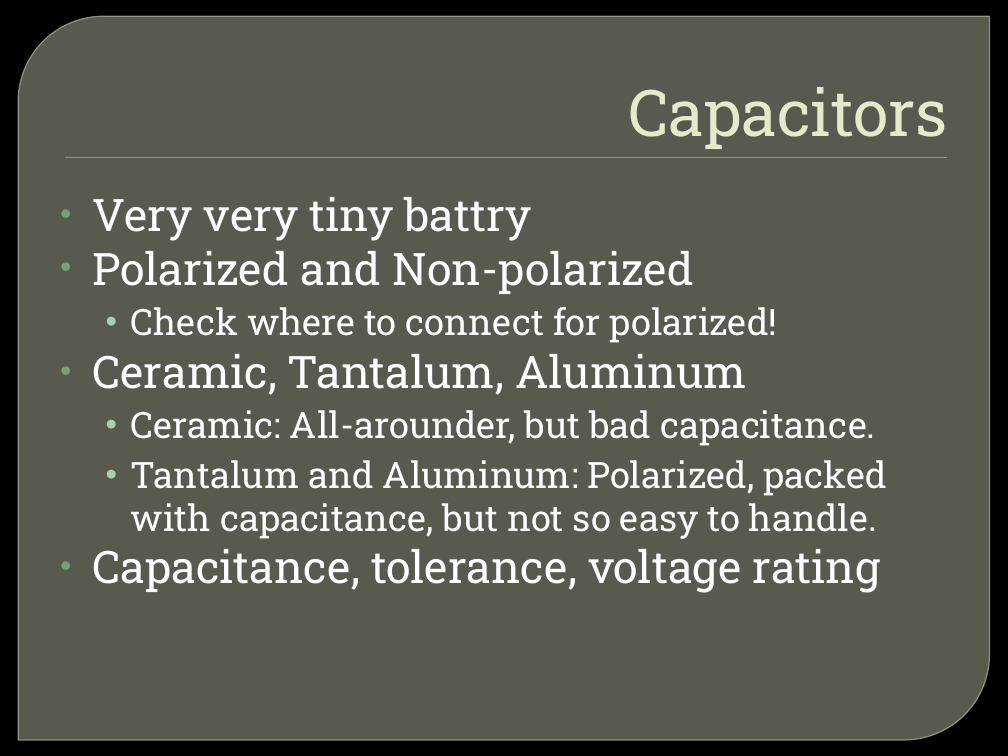
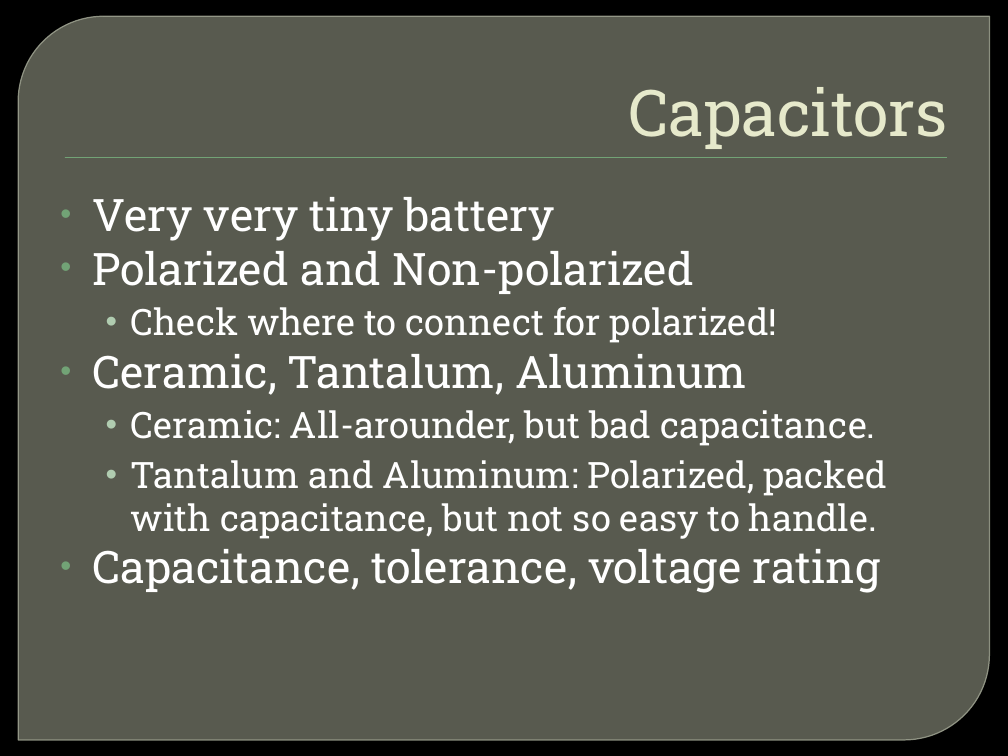
Before and after one commit to CSPon/Workshop_Materials, a slide deck: slide 3 of Workshop_Slides/Eagle CAD/Eagle CAD Workshop (2).pptx. Drawn at 1008x756 pixels with LibreOffice and Linux fonts; fonts in the diff are those of the drawing; background and template pictures are left out. Boxes give left, top, right and bottom in pixels: in the first picture for what was removed or moved away, otherwise in the second. Text is boxed around its words. In the diff, an @@ line names an element or a change of style, - is before the commit and + after.

```diff
--- a/Workshop_Slides/Eagle CAD/Eagle CAD Workshop (2).pptx
+++ b/Workshop_Slides/Eagle CAD/Eagle CAD Workshop (2).pptx
@@ text at box(93, 197, 554, 241): text changed @@
-• Very very tiny battry
+• Very very tiny battery
```
Also in this commit, not shown: 1 other file.
